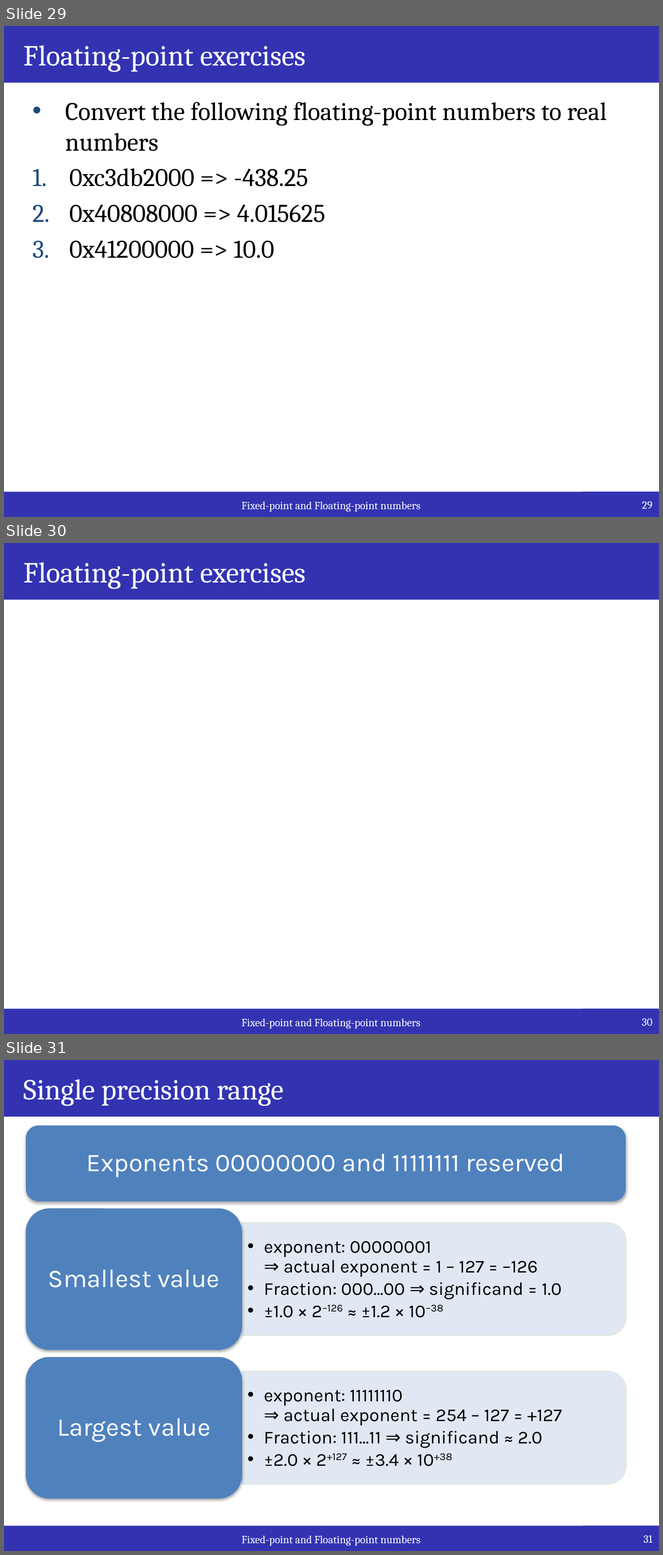
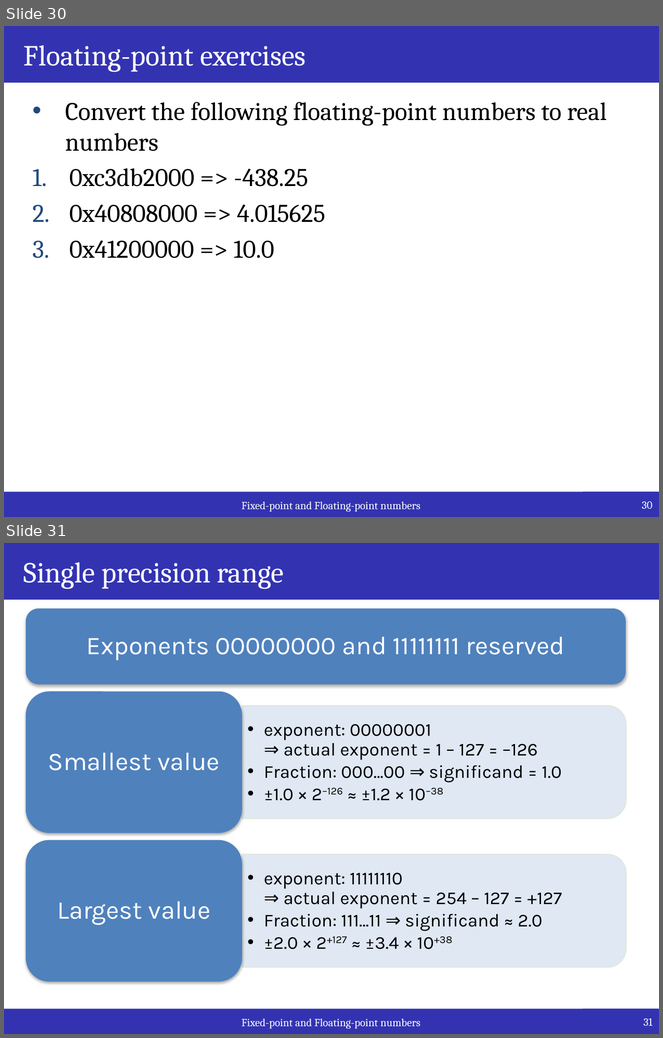
Before and after one commit to iperezan-itesm/05-TC2009B-Aug2021, a slide deck: lectures/weekly_slides/M1.1_FixedPoint_FloatingPoint/M1.1_FixedPoint_FloatinPoint.pptx. Shown one above the other, each under a label of ours: slides 29, 30 and 31 before the commit, slides 30 and 31 after it. The pictures are 663x1555 and 663x1038 pixels, drawn with LibreOffice and Linux fonts; fonts in the diff are those of the drawing. Boxes give left, top, right and bottom in pixels: in the first picture for what was removed or moved away, otherwise in the second. Text is boxed around its words. In the diff, an @@ line names an element or a change of style, - is before the commit and + after.

```diff
--- a/lectures/weekly_slides/M1.1_FixedPoint_FloatingPoint/M1.1_FixedPoint_FloatinPoint.pptx
+++ b/lectures/weekly_slides/M1.1_FixedPoint_FloatingPoint/M1.1_FixedPoint_FloatinPoint.pptx
@@ slide 30 removed at box(4, 543, 659, 1034), background #FFFFFF; not listed: 1 template element that a slide beside it also shows @@
@@ title removed at box(4, 543, 659, 600) @@
-Floating-point exercises
@@ page number removed at box(583, 1009, 659, 1034) @@
-30
@@ what was slide 29 is now slide 30 @@
@@ page number at box(642, 502, 653, 509): text changed @@
-29
+30
```
Also in this commit, not shown: 3 slides changed, 1 slide added, 2 other files.
